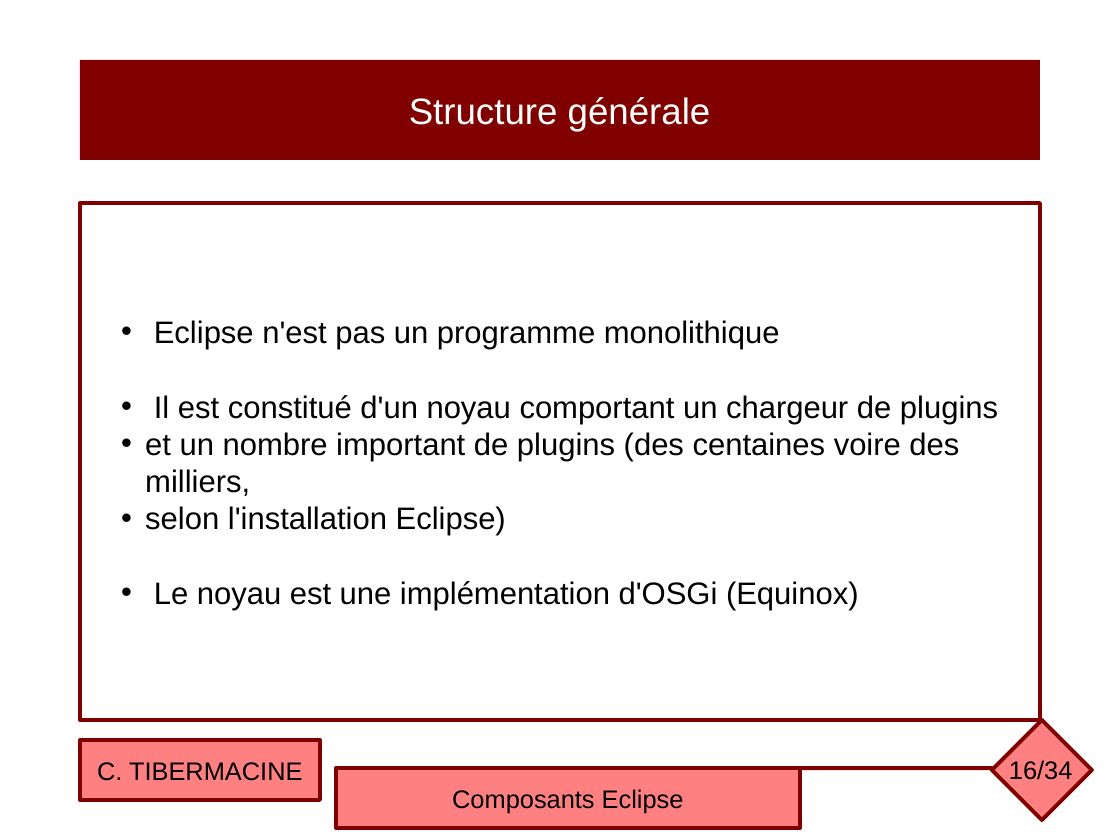
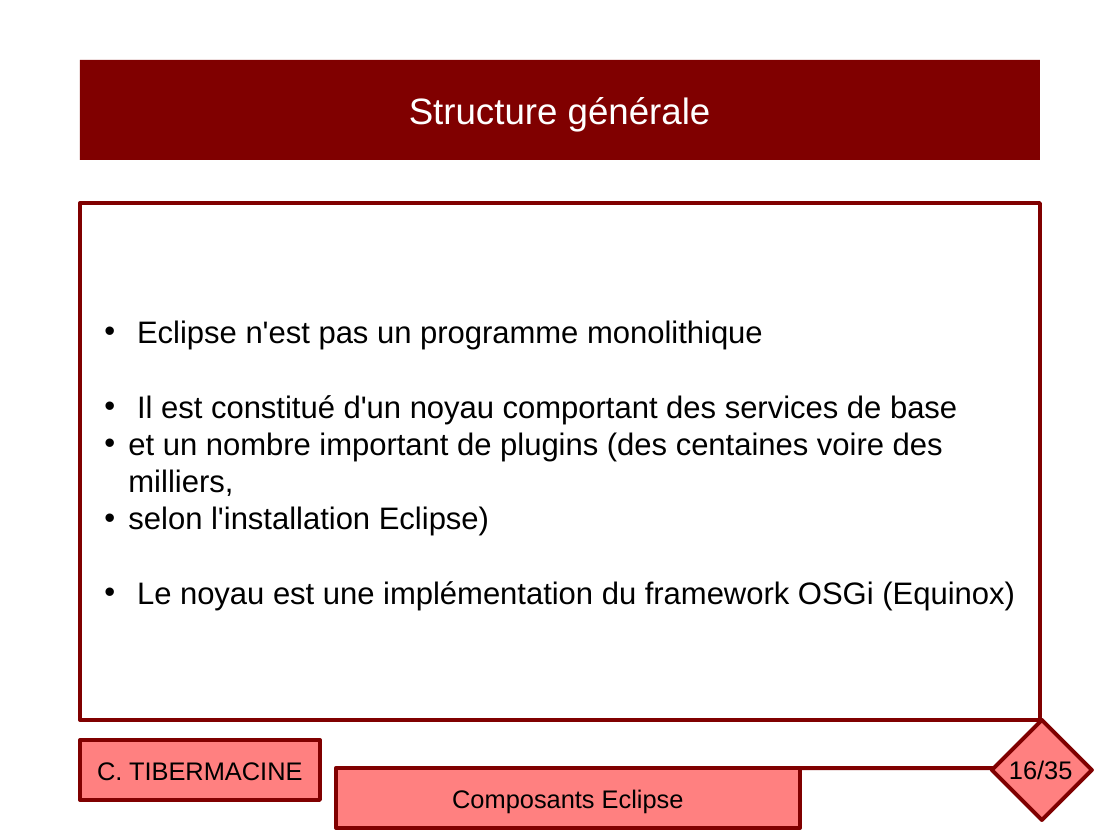
Before and after one commit to ctiber/composants, a slide deck: slide 16 of cours/cours4.odp. Drawn at 1120x840 pixels with LibreOffice and Linux fonts; fonts in the diff are those of the drawing. Boxes give left, top, right and bottom in pixels: in the first picture for what was removed or moved away, otherwise in the second. Text is boxed around its words. In the diff, an @@ line names an element or a change of style, - is before the commit and + after.

Commit message:
Mise à jour des slides du cours OSGi

```diff
--- a/cours/cours4.odp
+++ b/cours/cours4.odp
@@ text in rectangle at (137, 395, 957, 424): text changed @@
-• Il est constitué d'un noyau comportant un chargeur de plugins
+• Il est constitué d'un noyau comportant des services de base
@@ text in rectangle at (137, 581, 1015, 610): text changed @@
-• Le noyau est une implémentation d'OSGi (Equinox)
+• Le noyau est une implémentation du framework OSGi (Equinox)
@@ page number at (1009, 760, 1073, 780): text changed @@
-16/34
+16/35
```
Also in this commit, not shown: 10 other slides changed, 1 slide added, 1 other file.
